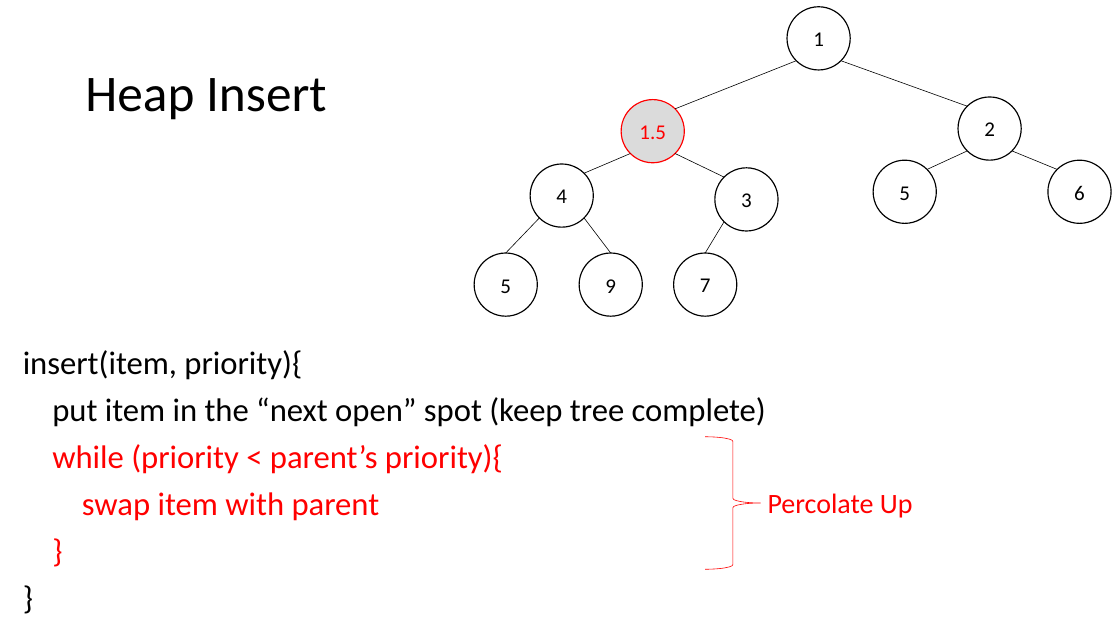
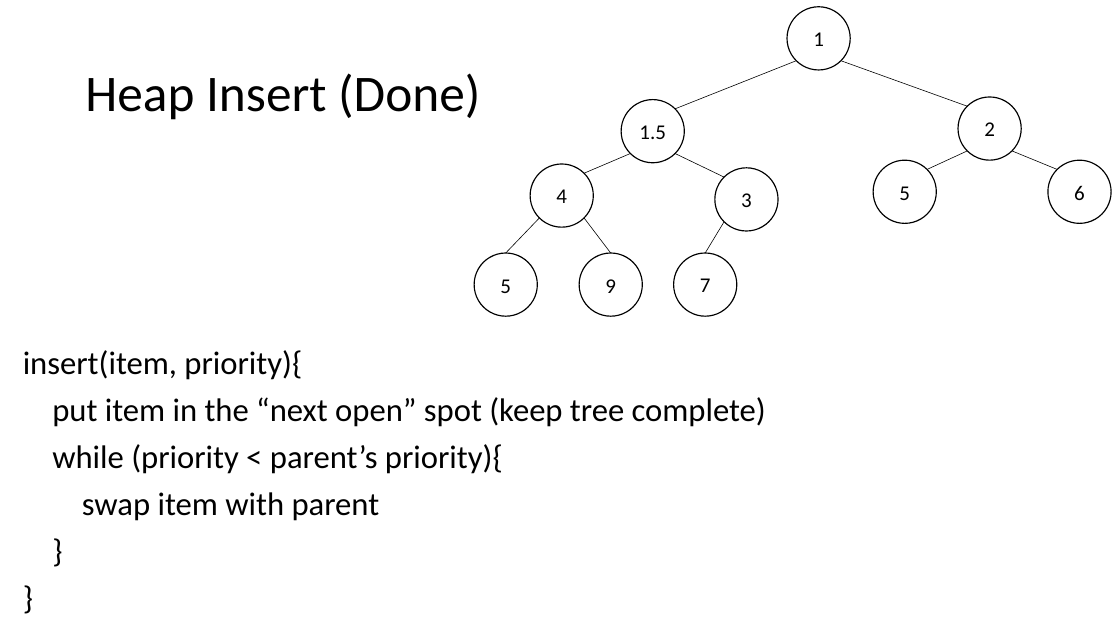
Before and after one commit to natebrunelle/cse332, a slide deck: slide 14 of demo_site/files/slides/lecture5_pqs_inka.pptx. Drawn at 1120x630 pixels with LibreOffice and Linux fonts; fonts in the diff are those of the drawing. Boxes give left, top, right and bottom in pixels: in the first picture for what was removed or moved away, otherwise in the second. Text is boxed around its words. In the diff, an @@ line names an element or a change of style, - is before the commit and + after.

```diff
--- a/demo_site/files/slides/lecture5_pqs_inka.pptx
+++ b/demo_site/files/slides/lecture5_pqs_inka.pptx
@@ title at (85,73,480,120): text changed @@
-Heap Insert
+Heap Insert (Done)
@@ ellipse "1.5" at (621,100,684,163): text colour #FF0000 to #000000; fill #DBDBDB to #FFFFFF; outline #FF0000 1 pt to #000000 1 pt @@
@@ text at (52,444,503,521): text colour #FF0000 to #000000 in "while (priority < parent’s priority){", "swap item with parent", "}" @@
@@ right brace removed at (706,437,761,570) @@
@@ text removed at (768,493,913,518) @@
-Percolate Up
```
Also in this commit, not shown: 30 other slides changed, 1 slide added, 1 slide removed, 14 other files.
